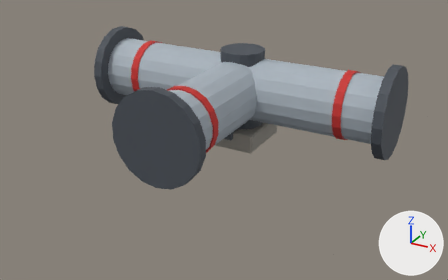
Two versions of the glTF model export/unity/tuyau_te_t3.glb, one commit apart.
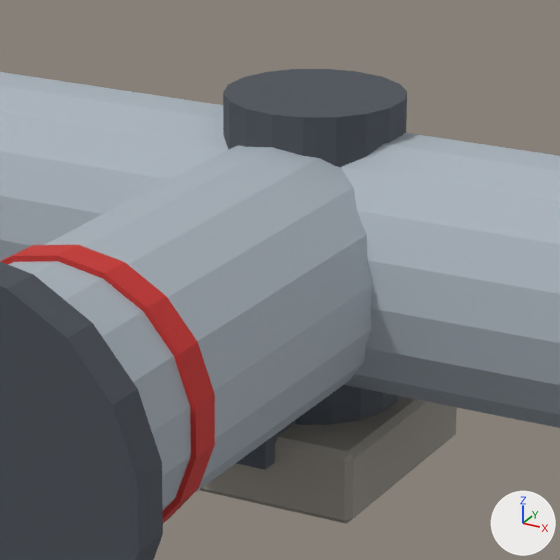
There are two pictures of each version: one whole from a 50 mm lens placed at (0.865, -1.696, 0.827), pointed at (-0.022, -0.082, 0.02), one close up on the part from 37% to 67% of the width and 9% to 58% of the height. The axes (+X, +Y, +Z) are drawn at lower right. The lights are the same throughout. The last two pictures show the newer version. Vertices at exactly the same position are counted once.

Names of what the first close-up shows: 'pieces_acier_sombre.044', 'pieces_beton.044', 'pieces_inox.014', 'pieces_rive_t3.014'.
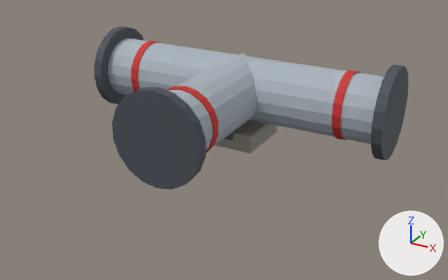
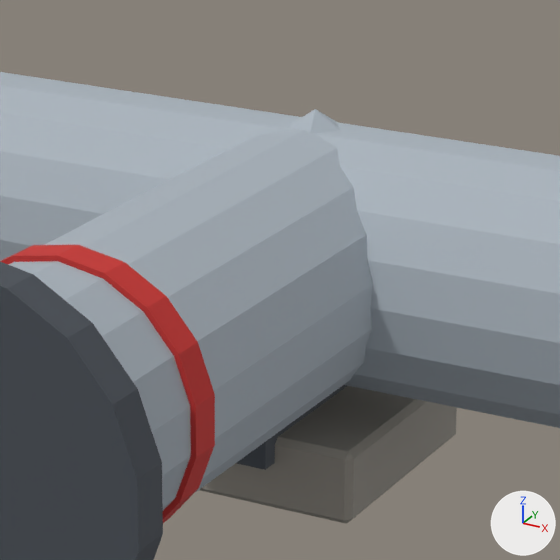
Changed parts and their boxes [x1, y1, x2, y2] in the close-ups (560 x 560 px):
'pieces_acier_sombre.044', reshaped
    before: [0, 69, 407, 560]
    after: [0, 262, 347, 560]
part 1 of me_pieces_acier_sombre_081, deleted
    before: [223, 69, 407, 425]

What the commit changed:
me_pieces_acier_sombre_081 is used by ob_pieces_acier_sombre_044; location (0.0, 0.0, 0.0).
me_pieces_acier_sombre_081 had 152 vertices, 284 faces and spanned x -0.494..0.494, y -0.494..0.138, z 0.04..0.318.
me_pieces_acier_sombre_081 now has 116 vertices, 216 faces and spans x -0.494..0.494, y -0.494..0.138, z 0.04..0.318.
me_pieces_acier_sombre_081 part 1: the loose piece of 36 vertices spanning x -0.069..0.069, y -0.07..0.07, z 0.055..0.305 is deleted.
